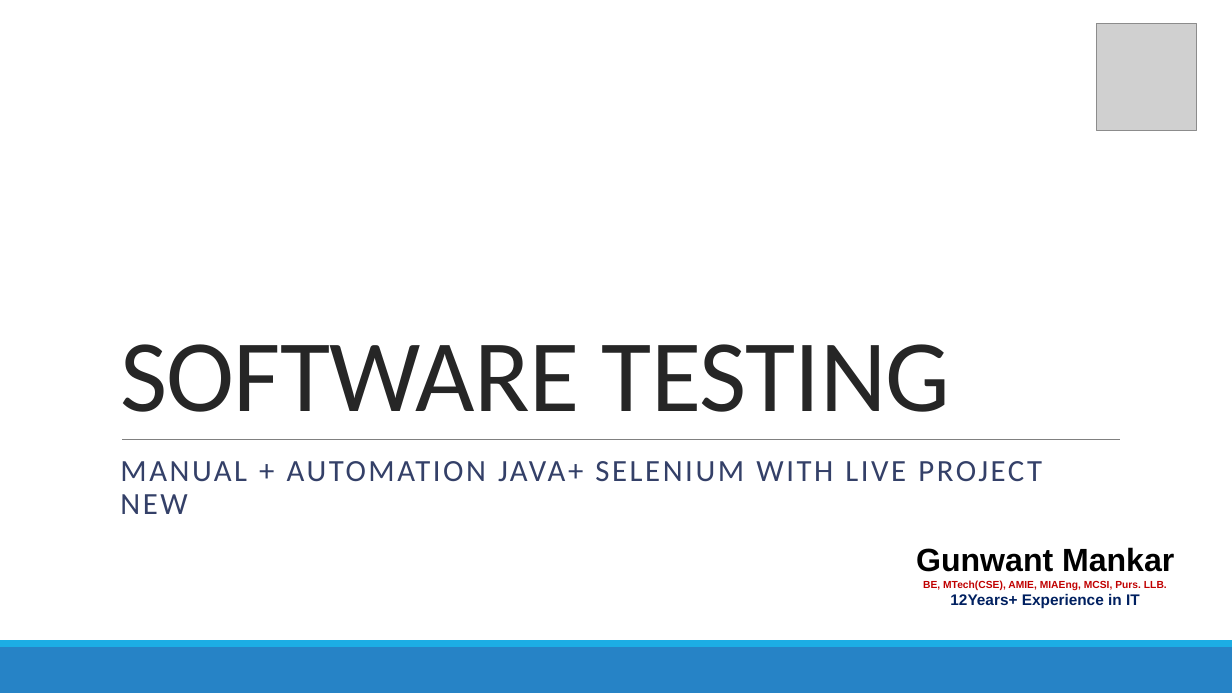
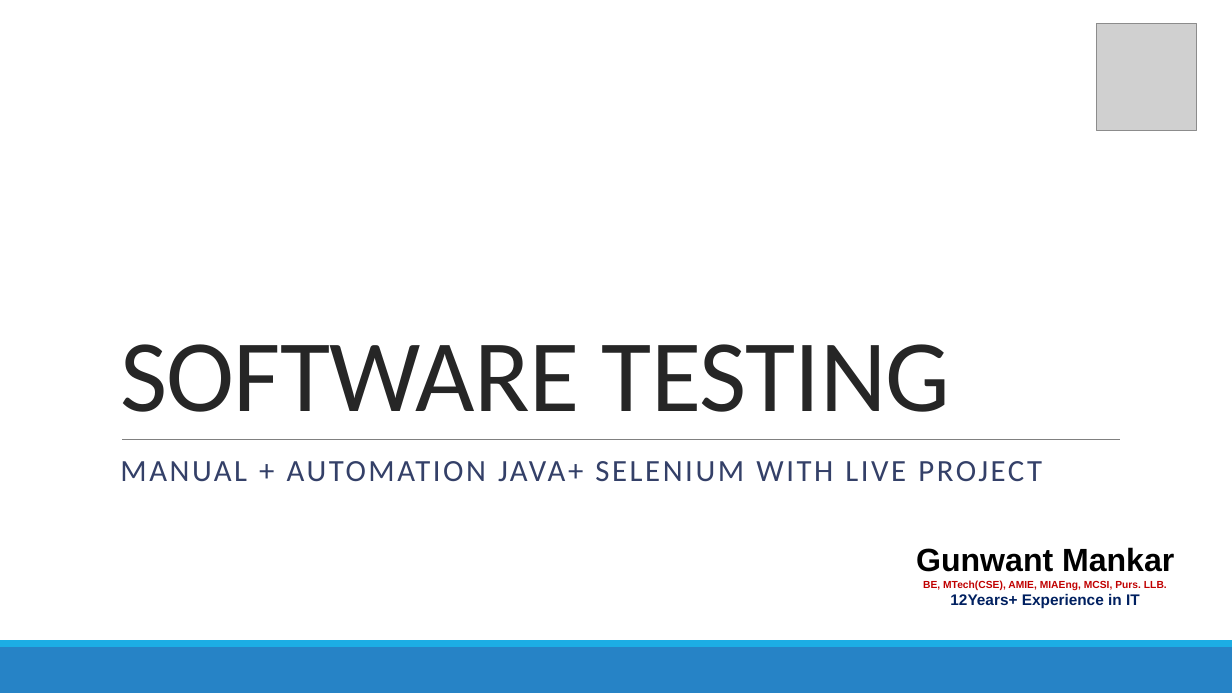
Before and after one commit to ConnectSoftInfotech/Testing, a slide deck: slide 1 of Manual Testing By Gunwant.pptx. Drawn at 1232x693 pixels with LibreOffice and Linux fonts; fonts in the diff are those of the drawing; grey boxes stand for pictures. Boxes give left, top, right and bottom in pixels: in the first picture for what was removed or moved away, otherwise in the second. Text is boxed around its words. In the diff, an @@ line names an element or a change of style, - is before the commit and + after.

Commit message:
New update

```diff
--- a/Manual Testing By Gunwant.pptx
+++ b/Manual Testing By Gunwant.pptx
@@ subtitle at (120, 461, 1042, 482): text changed @@
-MANUAL + AUTOMATION JAVA+ SELENIUM WITH LIVE PROJECT NEW
+MANUAL + AUTOMATION JAVA+ SELENIUM WITH LIVE PROJECT
```
